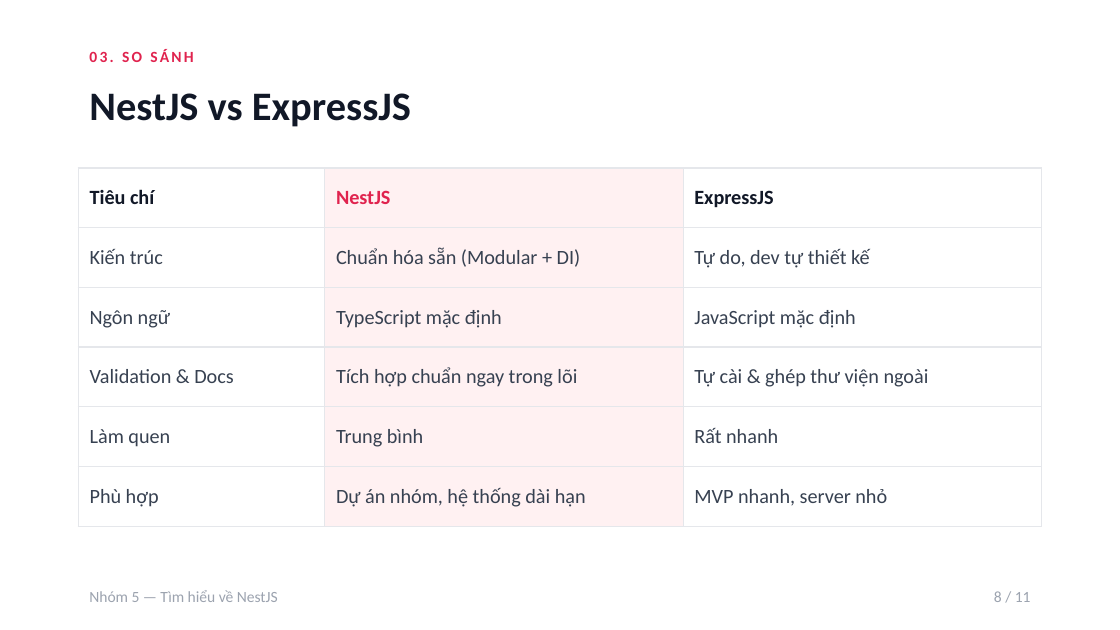
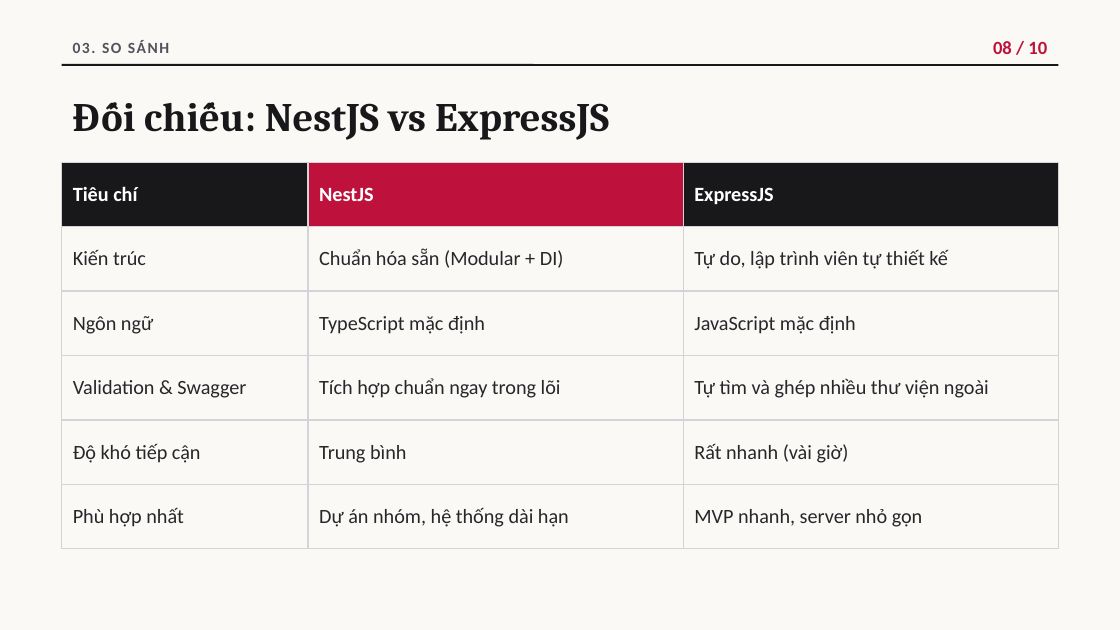
Before and after one commit to Musual-Moncra/nestjs-presentation-group5, a slide deck: slide 8 of Slide_ThuyetTrinh_NestJS_Nhom5.pptx. Drawn at 1120x630 pixels with LibreOffice and Linux fonts; fonts in the diff are those of the drawing. Boxes give left, top, right and bottom in pixels: in the first picture for what was removed or moved away, otherwise in the second. Text is boxed around its words. In the diff, an @@ line names an element or a change of style, - is before the commit and + after.

Commit message:
design: distinct split-editorial layout for Group 5 and remove demo instruction slide

```diff
--- a/Slide_ThuyetTrinh_NestJS_Nhom5.pptx
+++ b/Slide_ThuyetTrinh_NestJS_Nhom5.pptx
@@ background #FFFFFF to #FAF9F6 @@
@@ text "03. SO SÁNH": place and size @@
-text "03. SO SÁNH" at bbox=[89, 49, 194, 62]
+text "03. SO SÁNH" at bbox=[73, 40, 169, 53]
@@ text "03. SO SÁNH" at bbox=[73, 40, 169, 53]: text colour #E0234E to #52525B, letter spacing 1.5 to 1 pt @@
@@ text added at bbox=[993, 41, 1047, 54], 12 pt, text #BE123C, bold @@
+08 / 10
@@ line added from (62, 65) to (1058, 65), #18181B 1.25 pt @@
@@ text at bbox=[265, 103, 609, 140]: text changed; font Calibri to Cambria; text colour #111827 to #18181B @@
-NestJS vs ExpressJS
+Đối chiếu: NestJS vs ExpressJS
@@ table at bbox=[62, 162, 1058, 549] @@
-row 2, column 3: Tự do, dev tự thiết kế
+row 2, column 3: Tự do, lập trình viên tự thiết kế
-row 4, column 1: Validation & Docs
+row 4, column 1: Validation & Swagger
-row 4, column 3: Tự cài & ghép thư viện ngoài
+row 4, column 3: Tự tìm và ghép nhiều thư viện ngoài
-row 5, column 1: Làm quen
+row 5, column 1: Độ khó tiếp cận
-row 5, column 3: Rất nhanh
+row 5, column 3: Rất nhanh (vài giờ)
-row 6, column 1: Phù hợp
+row 6, column 1: Phù hợp nhất
-row 6, column 3: MVP nhanh, server nhỏ
+row 6, column 3: MVP nhanh, server nhỏ gọn
@@ fill none to #18181B in 2 cells @@
@@ fill #FFF1F2 to #BE123C in row 1, column 2 @@
@@ fill #FFF1F2 to none in 5 cells @@
@@ text colour #111827 to #FFFFFF in "Tiêu chí", "ExpressJS" @@
@@ text colour #E0234E to #FFFFFF in "NestJS" @@
@@ text colour #374151 to #27272A in "Kiến trúc", "Chuẩn hóa sẵn (Modular + DI)", "Ngôn ngữ", "TypeScript mặc định" and 4 more places @@
@@ borders changed @@
@@ table: place and size @@
-table at bbox=[78, 168, 1042, 526]
+table at bbox=[62, 162, 1058, 549]
@@ text removed at bbox=[89, 590, 278, 602] @@
-Nhóm 5 — Tìm hiểu về NestJS
@@ text removed at bbox=[994, 591, 1031, 602] @@
-8 / 11
```
Also in this commit, not shown: 6 other slides changed, 3 slides added, 4 slides removed, 2 other files.
